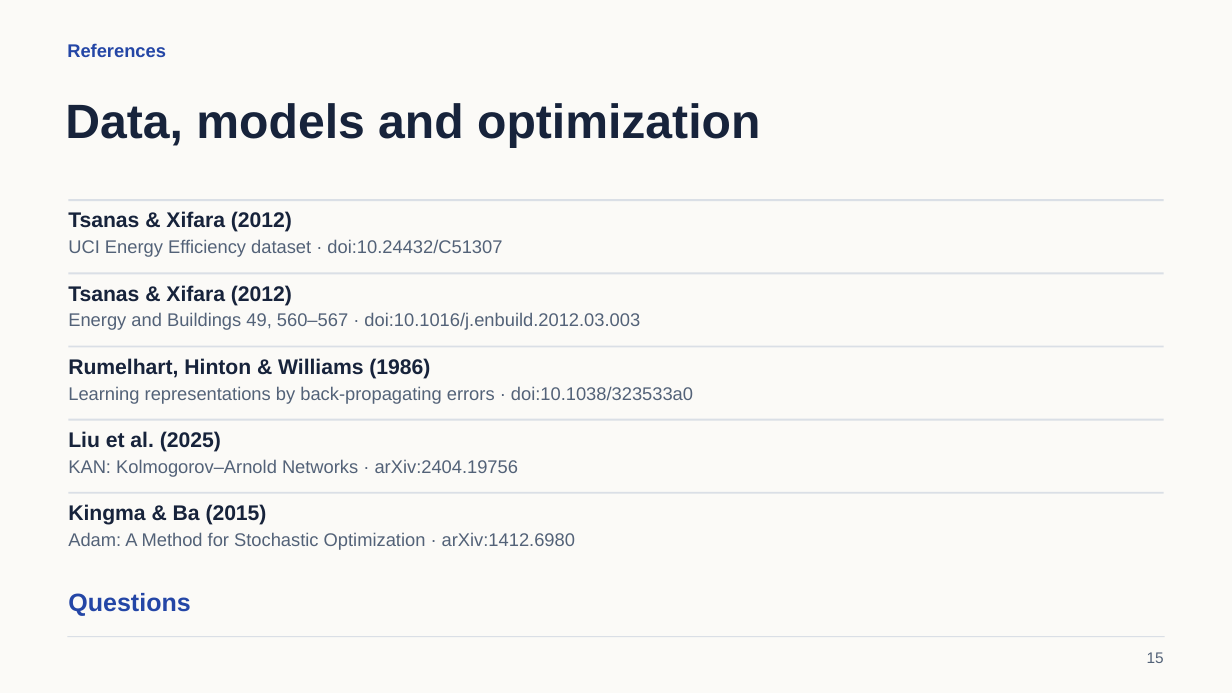
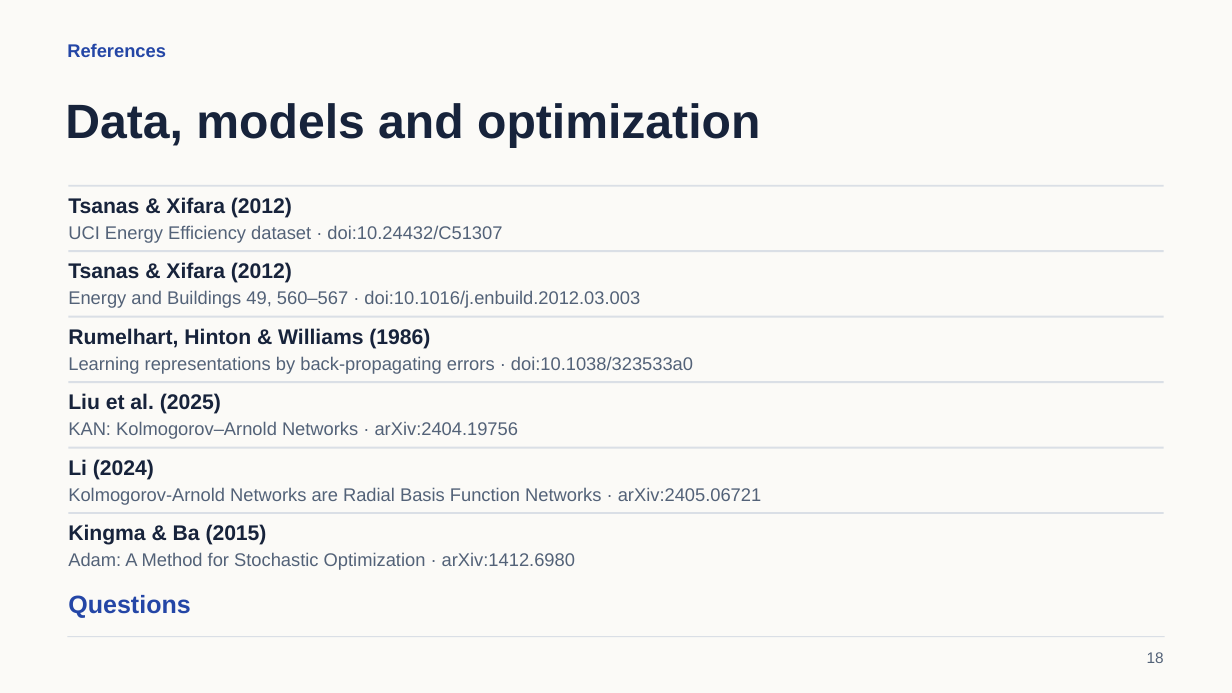
Before and after one commit to wei470/8610-Project, a slide deck: slide 18 of Presentation.pptx (slide 15 before the commit). Drawn at 1232x693 pixels with LibreOffice and Linux fonts; fonts in the diff are those of the drawing. Boxes give left, top, right and bottom in pixels: in the first picture for what was removed or moved away, otherwise in the second. Text is boxed around its words. In the diff, an @@ line names an element or a change of style, - is before the commit and + after.

```diff
--- a/Presentation.pptx
+++ b/Presentation.pptx
@@ 2 texts, 1 rectangle: place and size @@
-2 texts, 1 rectangle at [68,200,1164,257]
+2 texts, 1 rectangle at [68,185,1164,243]
@@ text "Tsanas & Xifara (2012)": place and size @@
-text "Tsanas & Xifara (2012)" at [68,285,292,306]
+text "Tsanas & Xifara (2012)" at [68,262,292,283]
@@ rectangle: place and size @@
-rectangle at [68,273,1164,274]
+rectangle at [68,250,1164,252]
@@ text "Energy and Buildings 49, 560–567 ...": place and size @@
-text "Energy and Buildings 49, 560–567 ..." at [68,312,640,330]
+text "Energy and Buildings 49, 560–567 ..." at [68,290,640,308]
@@ 2 texts, 1 rectangle: place and size @@
-2 texts, 1 rectangle at [68,346,1164,403]
+2 texts, 1 rectangle at [68,316,1164,374]
@@ text "Liu et al. (2025)": place and size @@
-text "Liu et al. (2025)" at [68,431,221,452]
+text "Liu et al. (2025)" at [68,393,221,414]
@@ rectangle added at [68,381,1164,383], fill #DADFE6 @@
@@ text "KAN: Kolmogorov–Arnold Networks · arXiv:2404.19756": place and size @@
-text "KAN: Kolmogorov–Arnold Networks · arXiv:2404.19756" at [68,459,519,477]
+text "KAN: Kolmogorov–Arnold Networks · arXiv:2404.19756" at [68,421,519,439]
@@ rectangle: place and size @@
-rectangle at [68,419,1164,421]
+rectangle at [68,446,1164,448]
@@ text added at [68,459,154,480], 16.5 pt, text #17233B, bold @@
+Li (2024)
@@ text added at [68,487,762,505], 14.2 pt, text #536278 @@
+Kolmogorov-Arnold Networks are Radial Basis Function Networks · arXiv:2405.06721
@@ 2 texts, 1 rectangle: place and size @@
-2 texts, 1 rectangle at [68,492,1164,550]
+2 texts, 1 rectangle at [68,512,1164,570]
@@ text at [1147,652,1164,663]: text changed @@
-15
+18
```
Also in this commit, not shown: 13 other slides changed, 3 slides added, 42 other files.
